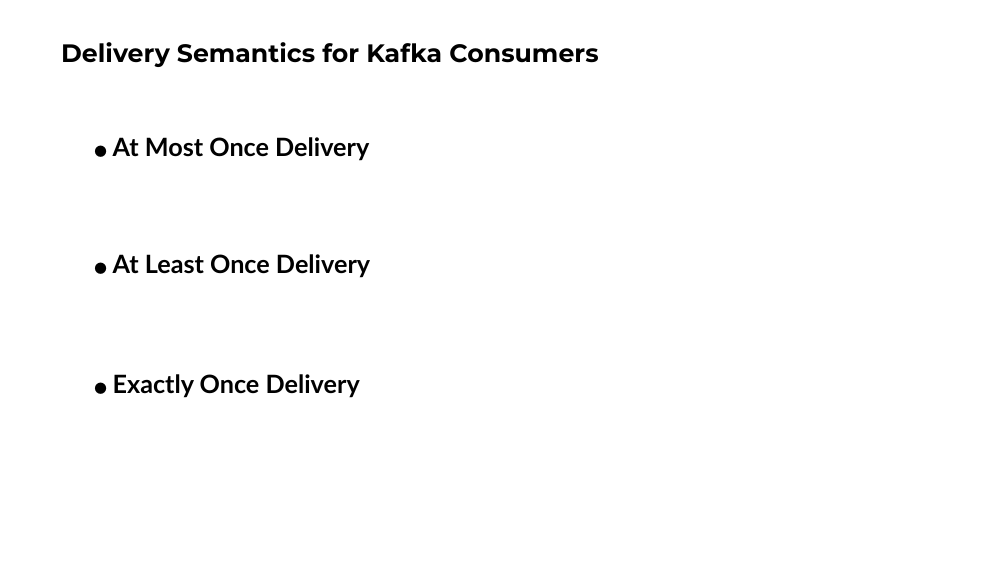
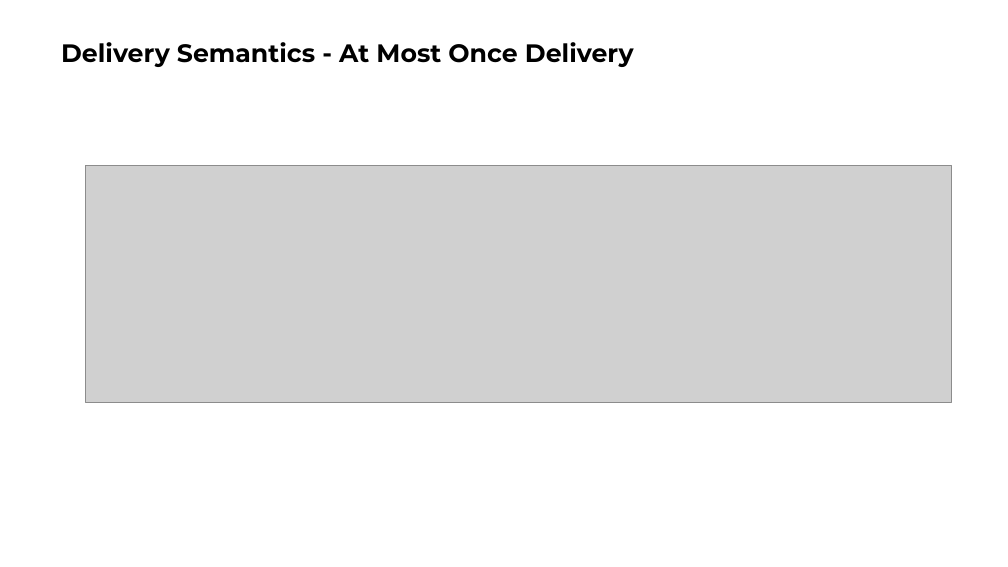
Before and after one commit to ngoctd314/tech-talk, a slide deck: slide 35 of kafka/slide.pptx (slide 25 before the commit). Drawn at 1008x567 pixels with LibreOffice and Linux fonts; fonts in the diff are those of the drawing; grey boxes stand for pictures. Boxes give left, top, right and bottom in pixels: in the first picture for what was removed or moved away, otherwise in the second. Text is boxed around its words. In the diff, an @@ line names an element or a change of style, - is before the commit and + after.

```diff
--- a/kafka/slide.pptx
+++ b/kafka/slide.pptx
@@ title at [61, 42, 634, 67]: text changed @@
-Delivery Semantics for Kafka Consumers
+Delivery Semantics - At Most Once Delivery
@@ text removed at [113, 137, 369, 160] @@
-● At Most Once Delivery
@@ picture added at [85, 165, 952, 402] @@
@@ text removed at [113, 254, 370, 277] @@
-● At Least Once Delivery
@@ text removed at [113, 374, 360, 398] @@
-● Exactly Once Delivery
```
Also in this commit, not shown: 3 other slides changed, 14 slides added, 2 slides removed, 4 other files.
